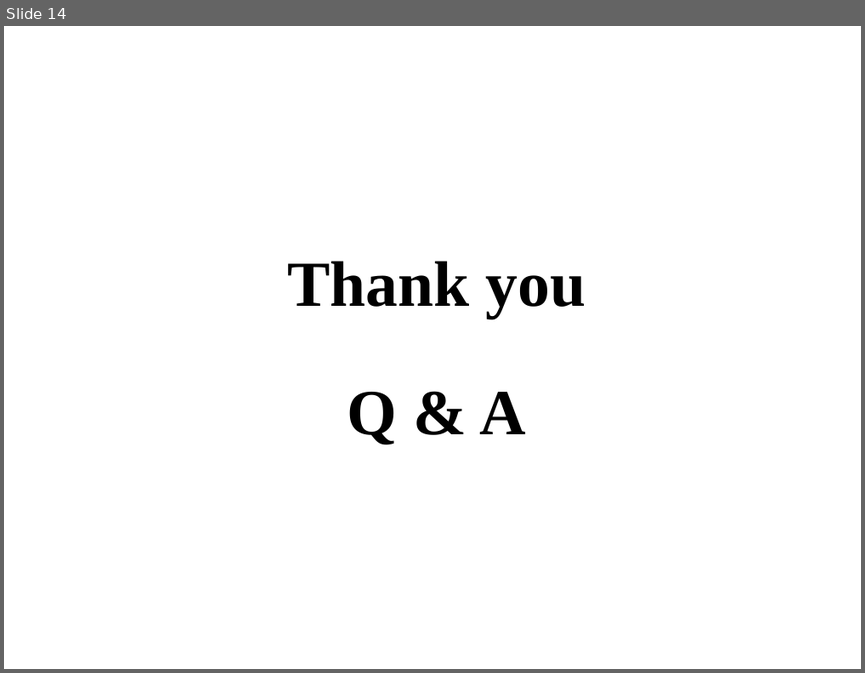
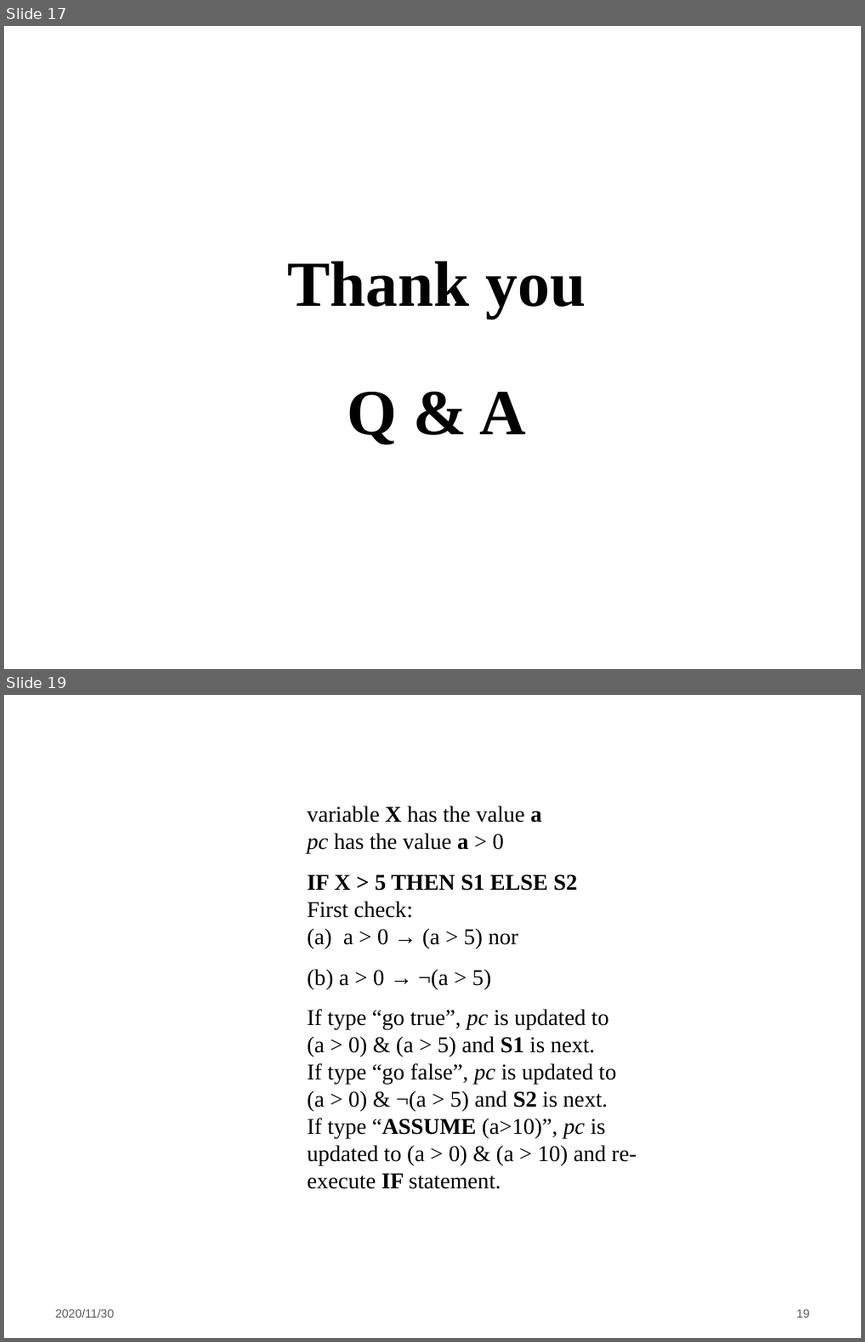
Before and after one commit to LintianShi/Research-Proposal, a slide deck: Symbolic_execution.pptx. Shown one above the other, each under a label of ours: slide 14 before the commit, slides 17 and 19 after it; the slides between them are not shown. The pictures are 865x673 and 865x1342 pixels, drawn with LibreOffice and Linux fonts; fonts in the diff are those of the drawing; background and template pictures are left out. Boxes give left, top, right and bottom in pixels: in the first picture for what was removed or moved away, otherwise in the second. Text is boxed around its words. In the diff, an @@ line names an element or a change of style, - is before the commit and + after.

```diff
--- a/Symbolic_execution.pptx
+++ b/Symbolic_execution.pptx
@@ slide 19 added at [4, 695, 861, 1338], background #FFFFFF @@
@@ text added at [307, 805, 636, 1189], 19 pt, text #000000 @@
+variable X has the value a
+pc has the value a > 0
+IF X > 5 THEN S1 ELSE S2
+First check:
+(a) a > 0 → (a > 5) nor
+(b) a > 0 → ¬(a > 5)
+If type “go true”, pc is updated to
+(a > 0) & (a > 5) and S1 is next.
+If type “go false”, pc is updated to
+(a > 0) & ¬(a > 5) and S2 is next.
+If type “ASSUME (a>10)”, pc is updated to (a > 0) & (a > 10) and re-execute IF statement.
@@ text added at [55, 1309, 114, 1317], 10 pt, text #595959 @@
+2020/11/30
@@ page number added at [796, 1309, 810, 1317], 10 pt, text #595959 @@
+19
@@ what was slide 14 is now slide 17 @@
```
Also in this commit, not shown: 2 slides changed, 4 other slides added.
